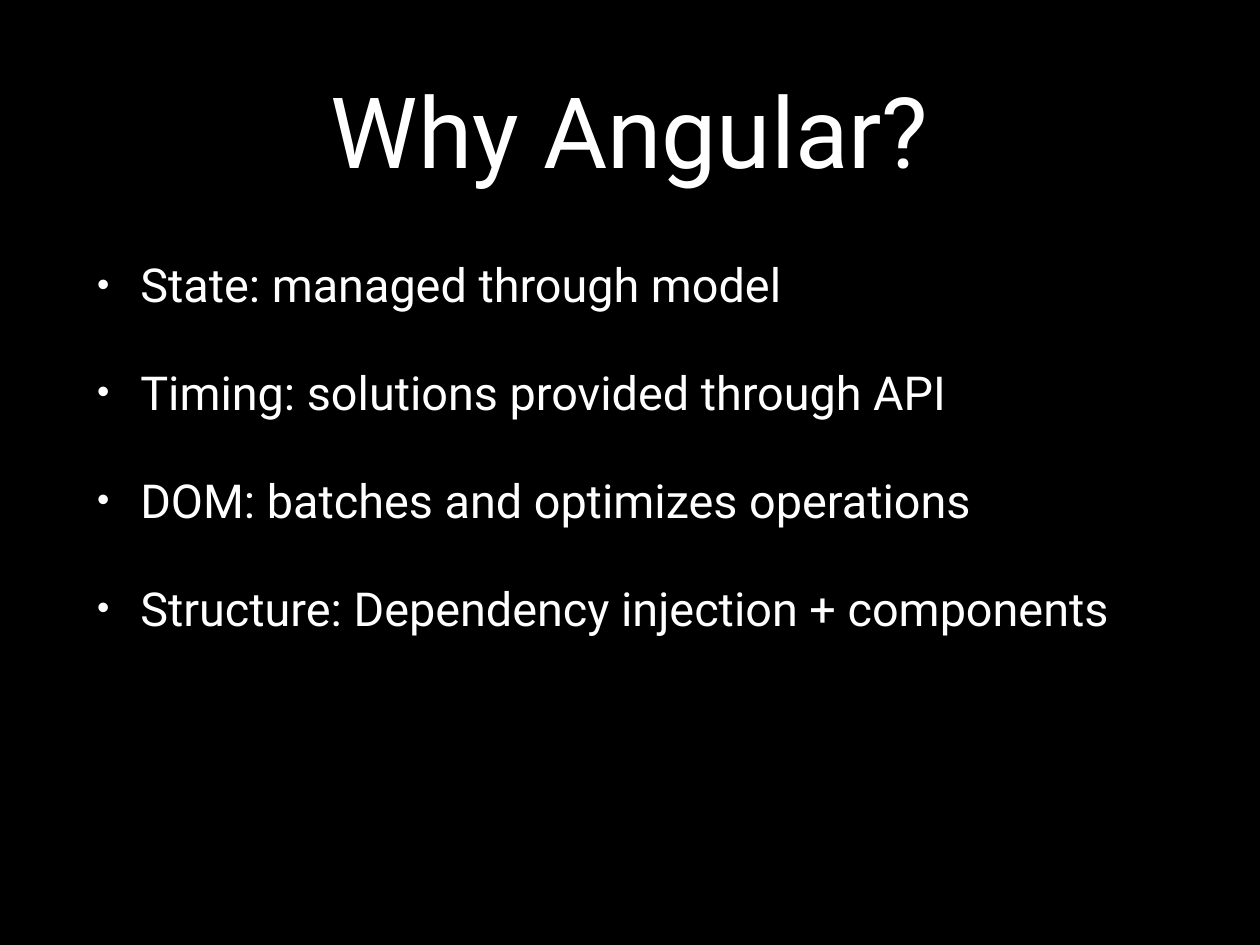
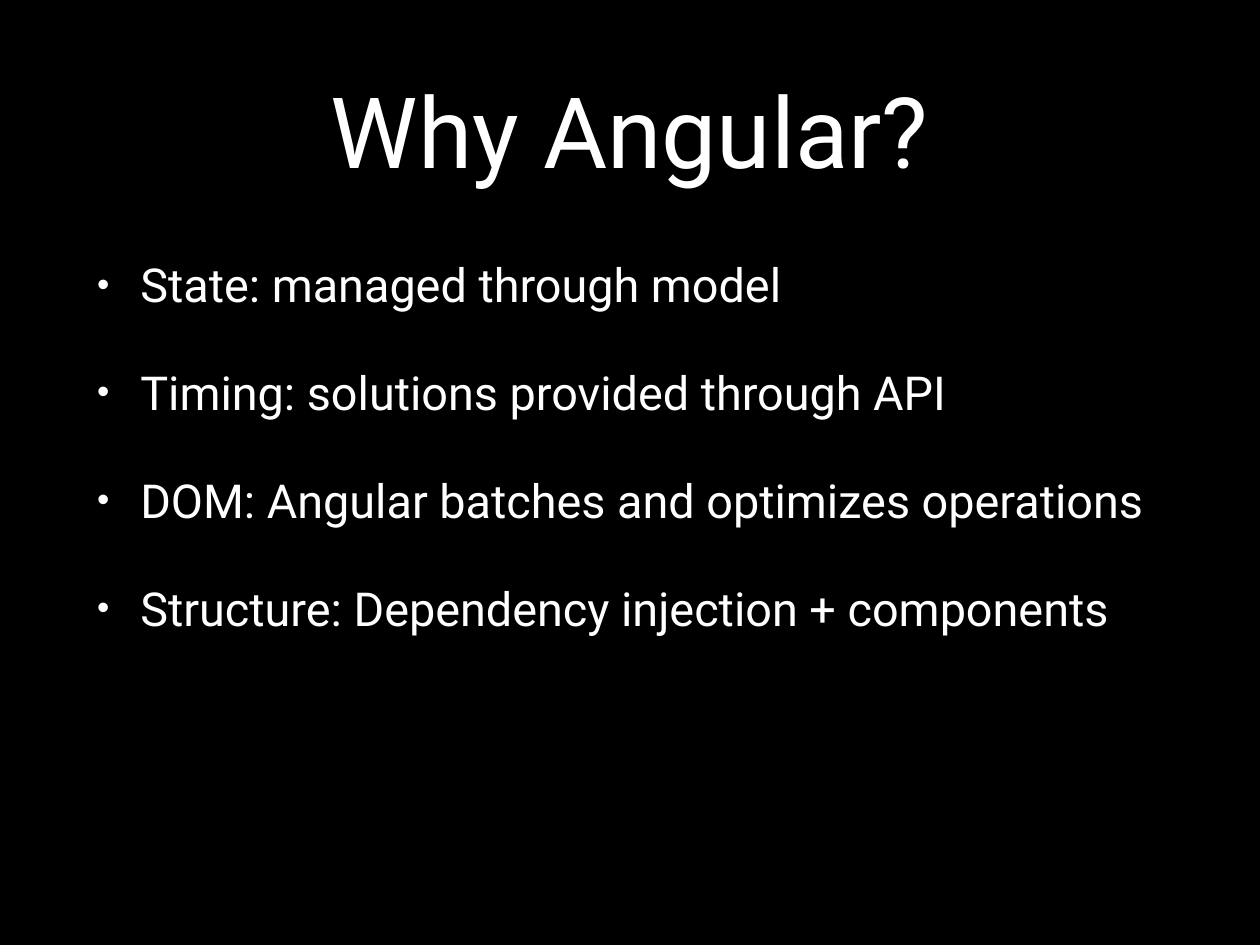
Before and after one commit to eliasjames/training-angular, a slide deck: slide 15 of slides/2.0/Angular 2.0 Slides Day 1.pptx. Drawn at 1260x945 pixels with LibreOffice and Linux fonts; fonts in the diff are those of the drawing. Boxes give left, top, right and bottom in pixels: in the first picture for what was removed or moved away, otherwise in the second. Text is boxed around its words. In the diff, an @@ line names an element or a change of style, - is before the commit and + after.

```diff
--- a/slides/2.0/Angular 2.0 Slides Day 1.pptx
+++ b/slides/2.0/Angular 2.0 Slides Day 1.pptx
@@ text at [140, 483, 1143, 528]: text changed @@
-• DOM: batches and optimizes operations
+• DOM: Angular batches and optimizes operations
```
Also in this commit, not shown: 7 other slides changed, 6 slides added, 5 other files.
